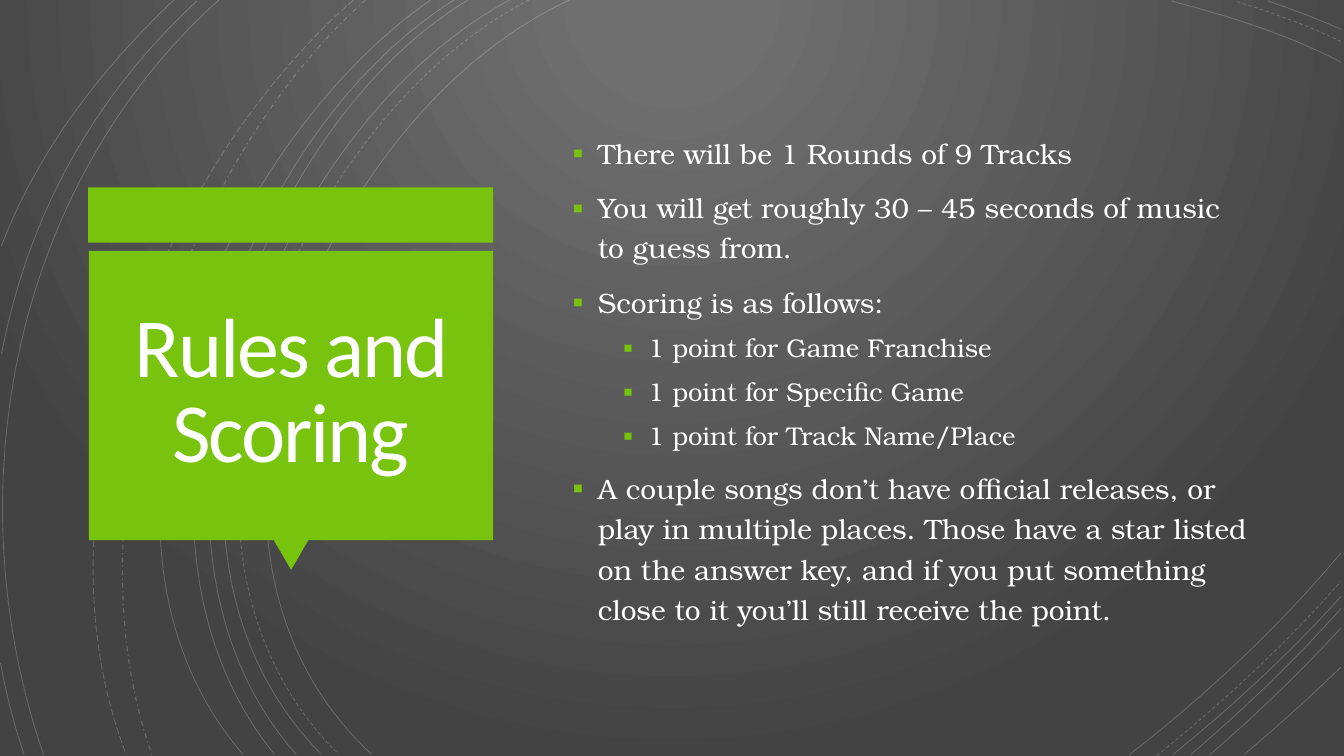
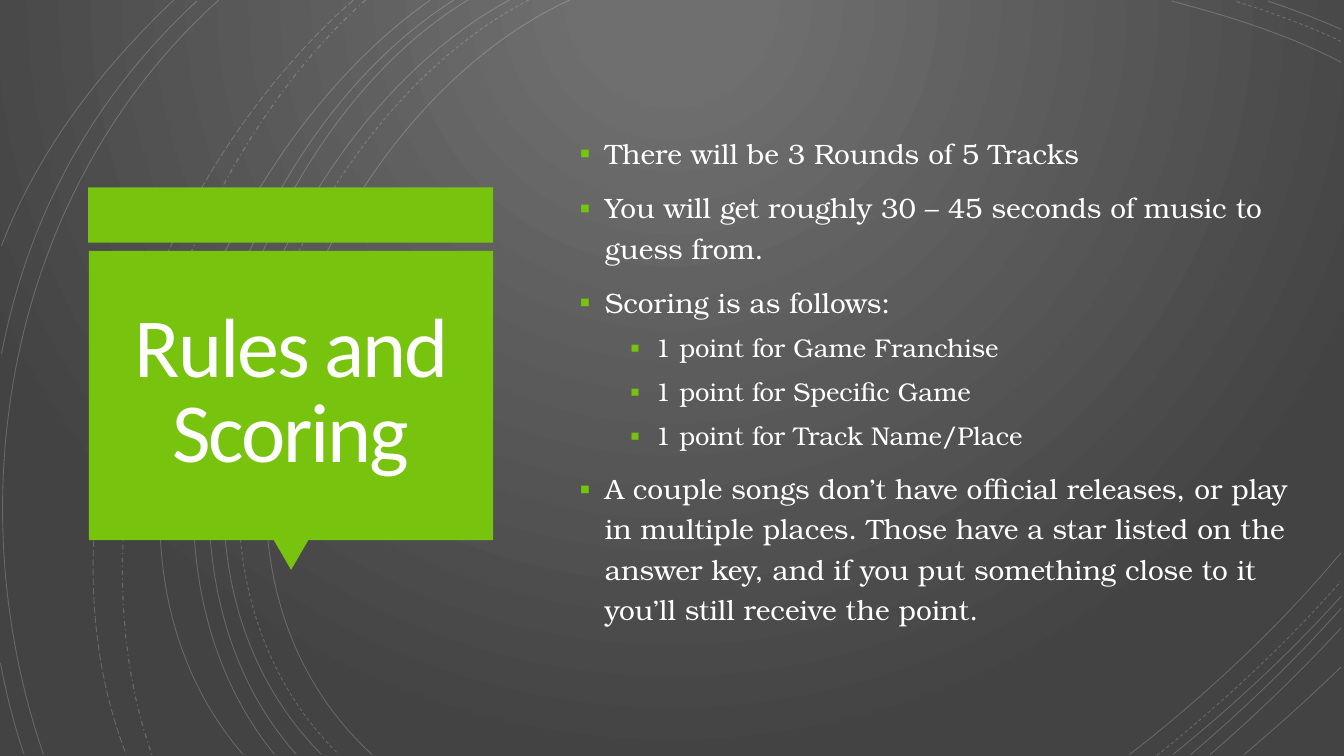
Before and after one commit to Rwelk/Video-Game-Music-Competition, a slide deck: slide 2 of VGMC 2022 Spring Slides.pptx. Drawn at 1344x756 pixels with LibreOffice and Linux fonts; fonts in the diff are those of the drawing. Boxes give left, top, right and bottom in pixels: in the first picture for what was removed or moved away, otherwise in the second. Text is boxed around its words. In the diff, an @@ line names an element or a change of style, - is before the commit and + after.

Commit message:
Added Answer Slide

```diff
--- a/VGMC 2022 Spring Slides.pptx
+++ b/VGMC 2022 Spring Slides.pptx
@@ text "There will be 3 Rounds ...": place and size @@
-text "There will be 3 Rounds ..." at [598, 143, 1246, 626]
+text "There will be 3 Rounds ..." at [605, 143, 1287, 627]
@@ text at [605, 143, 1079, 165]: text changed @@
-▪ There will be 1 Rounds of 9 Tracks
+▪ There will be 3 Rounds of 5 Tracks
```
Also in this commit, not shown: 5 other slides changed, 13 slides added, 4 other files.
